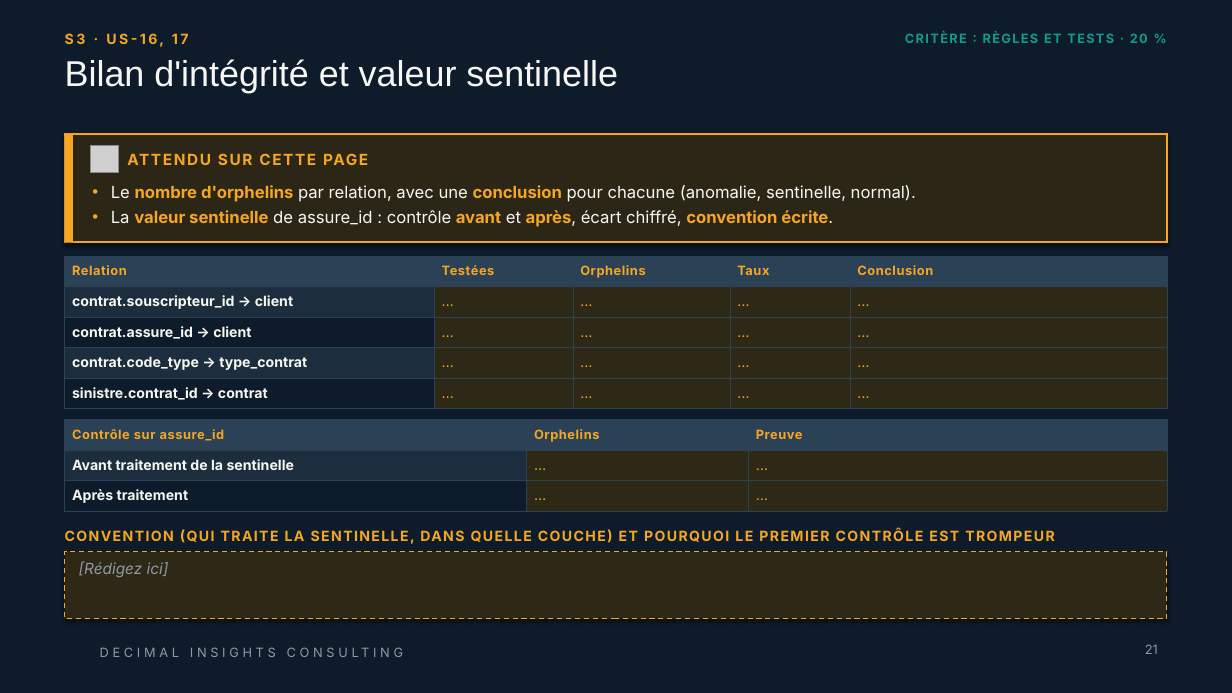
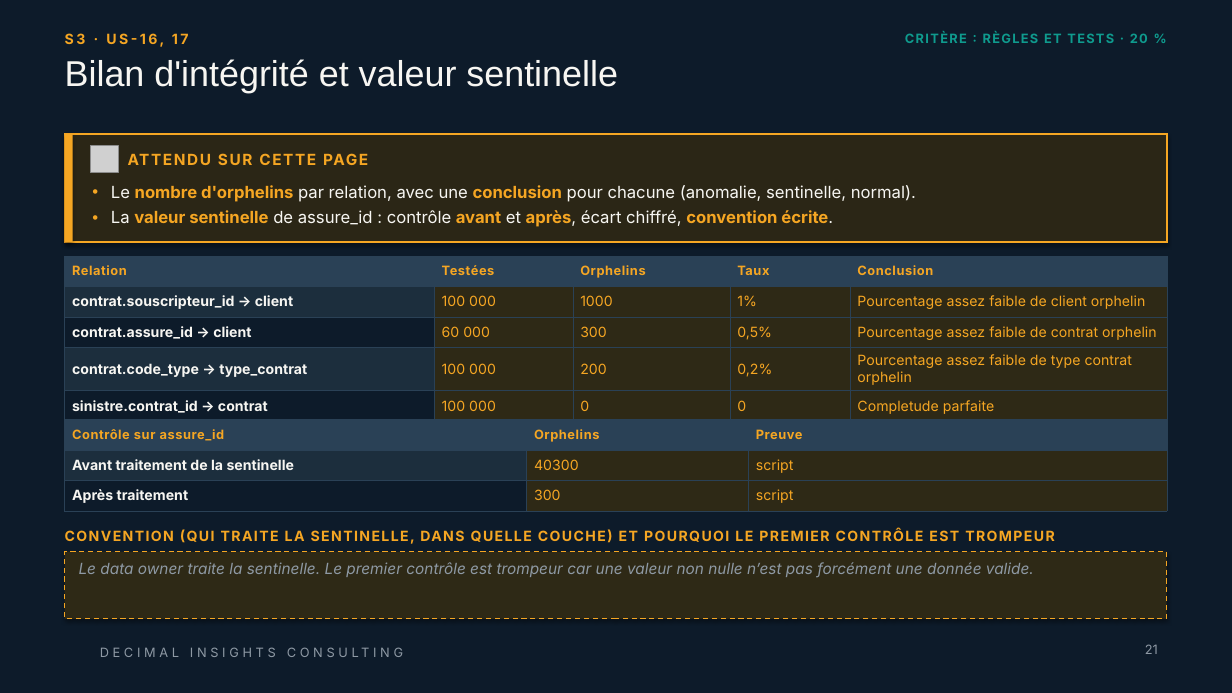
Before and after one commit to 0TRDavid/td-qualite-g00, a slide deck: slide 21 of livrables/Livrable_Groupe_TD_AssurConnect.pptx. Drawn at 1232x693 pixels with LibreOffice and Linux fonts; fonts in the diff are those of the drawing; grey boxes stand for pictures; background and template pictures are left out. Boxes give left, top, right and bottom in pixels: in the first picture for what was removed or moved away, otherwise in the second. Text is boxed around its words. In the diff, an @@ line names an element or a change of style, - is before the commit and + after.

```diff
--- a/livrables/Livrable_Groupe_TD_AssurConnect.pptx
+++ b/livrables/Livrable_Groupe_TD_AssurConnect.pptx
@@ table at (65, 256, 1167, 421) @@
-row 2: contrat.souscripteur_id → client | … | … | … | …
+row 2: contrat.souscripteur_id → client | 100 000 | 1000 | 1% | Pourcentage assez faible de client orphelin
-row 3: contrat.assure_id → client | … | … | … | …
+row 3: contrat.assure_id → client | 60 000 | 300 | 0,5% | Pourcentage assez faible de contrat orphelin
-row 4: contrat.code_type → type_contrat | … | … | … | …
+row 4: contrat.code_type → type_contrat | 100 000 | 200 | 0,2% | Pourcentage assez faible de type contrat orphelin
-row 5: sinistre.contrat_id → contrat | … | … | … | …
+row 5: sinistre.contrat_id → contrat | 100 000 | 0 | 0 | Completude parfaite
@@ table at (65, 420, 1167, 511) @@
-row 2, column 2: …
+row 2, column 2: 40300
-row 2, column 3: …
+row 2, column 3: script
-row 3, column 2: …
+row 3, column 2: 300
-row 3, column 3: …
+row 3, column 3: script
@@ text in rectangle at (79, 562, 1034, 577): text changed @@
-[Rédigez ici]
+Le data owner traite la sentinelle. Le premier contrôle est trompeur car une valeur non nulle n’est pas forcément une donnée valide.
```
Also in this commit, not shown: 5 other slides changed, 1 other file.
